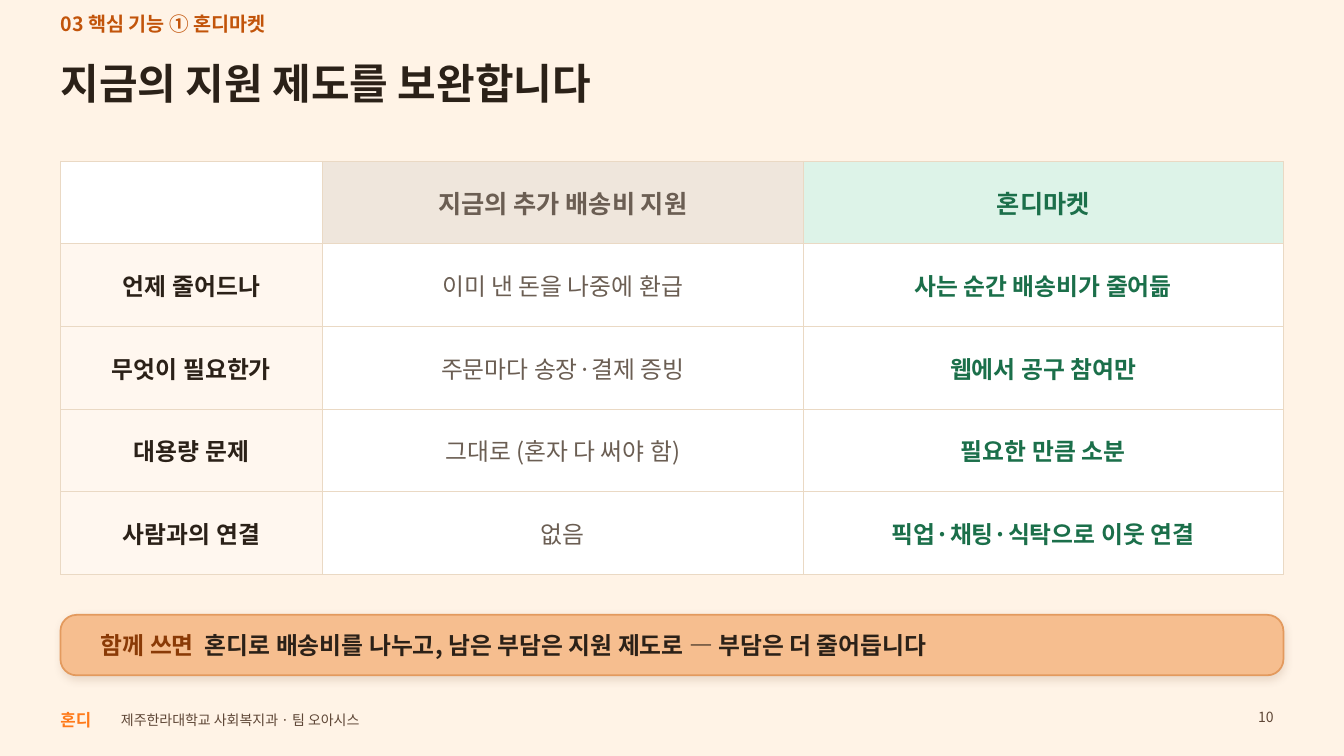
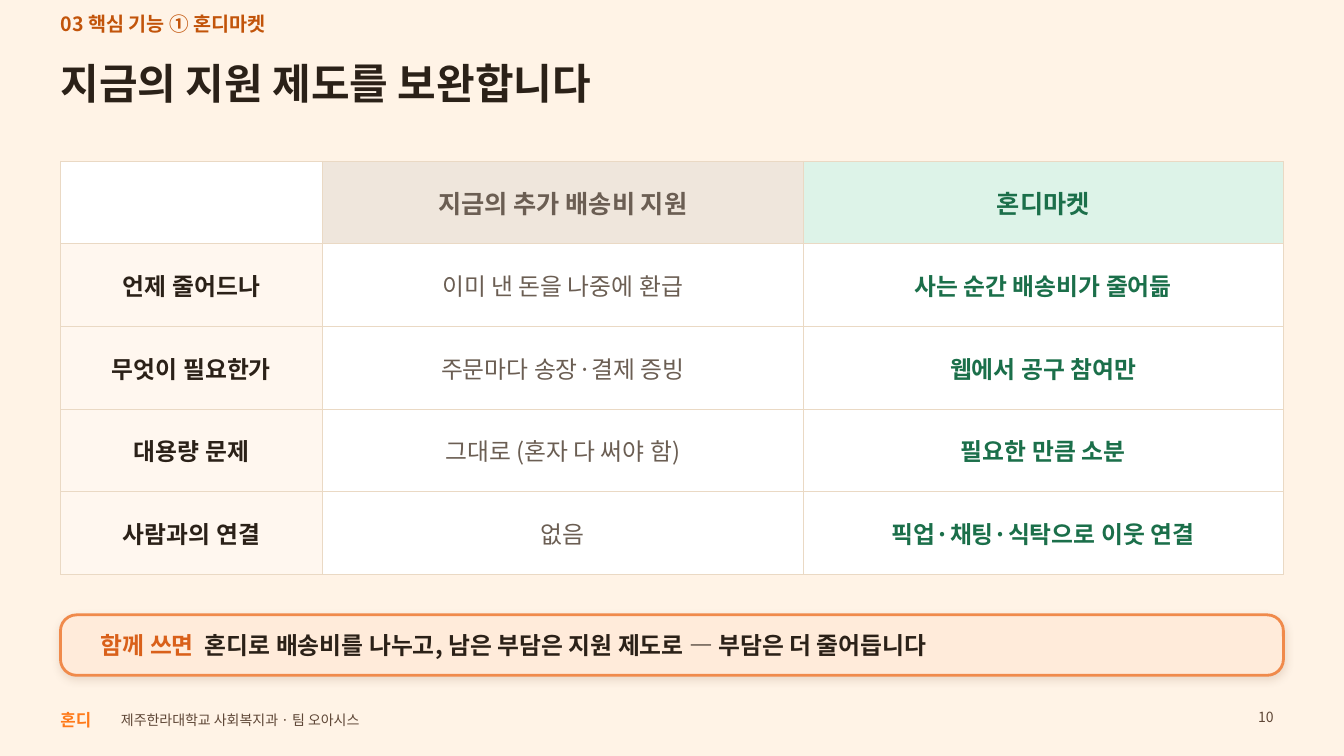
Before and after one commit to oasishondi/oasishondi.github.io, a slide deck: slide 10 of print/Hondi_presentation.pptx. Drawn at 1344x756 pixels with LibreOffice and Linux fonts; fonts in the diff are those of the drawing. Boxes give left, top, right and bottom in pixels: in the first picture for what was removed or moved away, otherwise in the second. Text is boxed around its words. In the diff, an @@ line names an element or a change of style, - is before the commit and + after.

```diff
--- a/print/Hondi_presentation.pptx
+++ b/print/Hondi_presentation.pptx
@@ rounded rectangle at (60,615,1284,676): fill #F6BE8F to #FFEBDA; outline #E39A5E 1.25 pt to #F08A4B 2 pt @@
@@ text "함께 쓰면 혼디로 배송비를 나누고, ..." at (101,634,927,659): text colour #8A3A06 to #D9601A in "함께 쓰면" @@
```
Also in this commit, not shown: 6 other slides changed, 1 other file.
